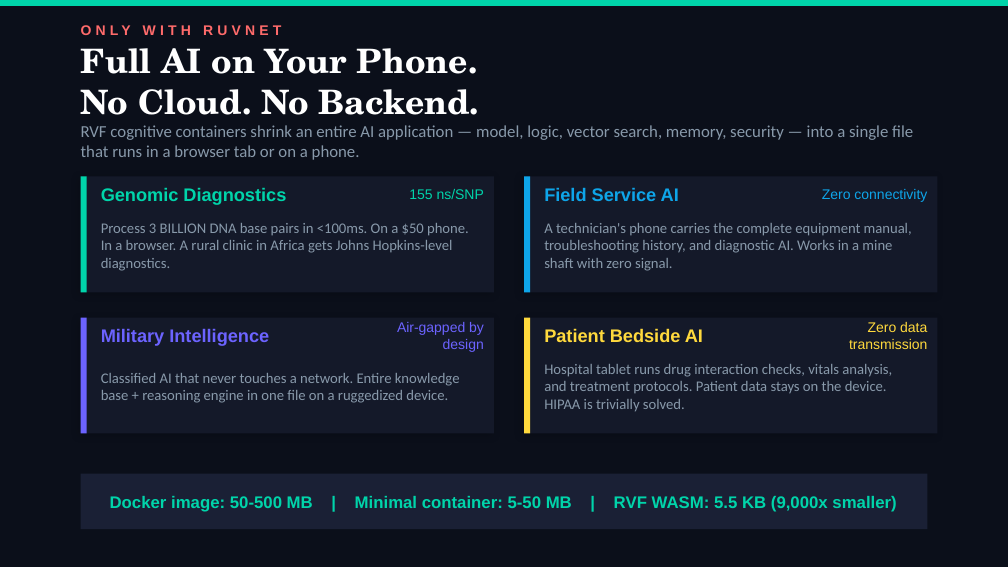
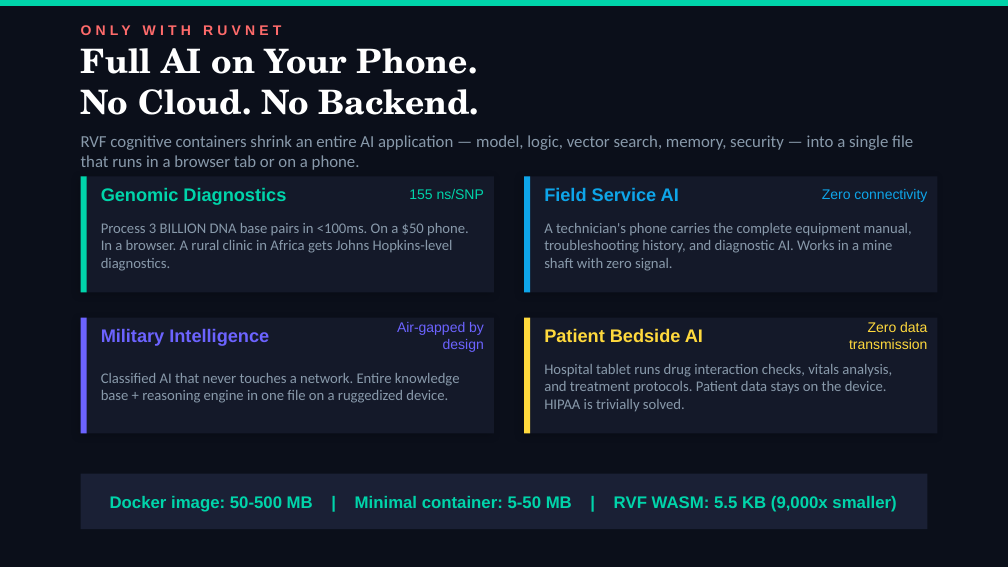
Before and after one commit to JLMA-Agentic-Ai/jlma-Ask-Ruvnet, a slide deck: slide 8 of docs/presentations/CEO-Deck-RuvNet-2026.pptx (slide 7 before the commit). Drawn at 1008x567 pixels with LibreOffice and Linux fonts; fonts in the diff are those of the drawing. Boxes give left, top, right and bottom in pixels: in the first picture for what was removed or moved away, otherwise in the second. Text is boxed around its words. In the diff, an @@ line names an element or a change of style, - is before the commit and + after.

```diff
--- a/docs/presentations/CEO-Deck-RuvNet-2026.pptx
+++ b/docs/presentations/CEO-Deck-RuvNet-2026.pptx
@@ text "RVF cognitive containers shrink an ...": place and size @@
-text "RVF cognitive containers shrink an ..." at bbox=[81, 125, 913, 160]
+text "RVF cognitive containers shrink an ..." at bbox=[81, 135, 913, 170]
```
Also in this commit, not shown: 3 other slides changed, 3 slides added, 2 slides removed, 7 other files.
